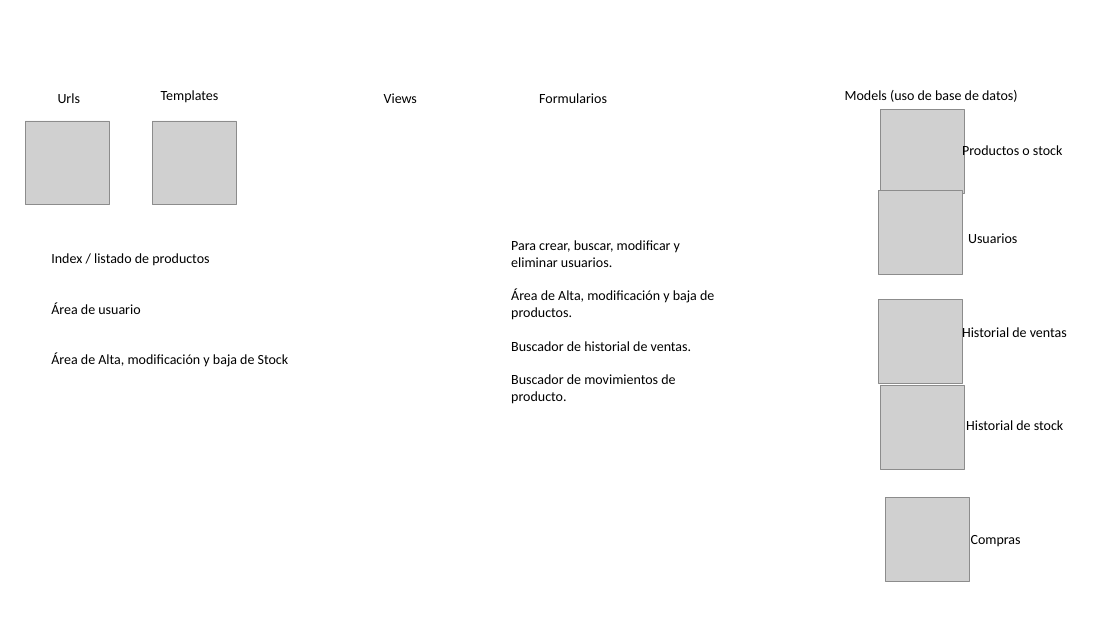
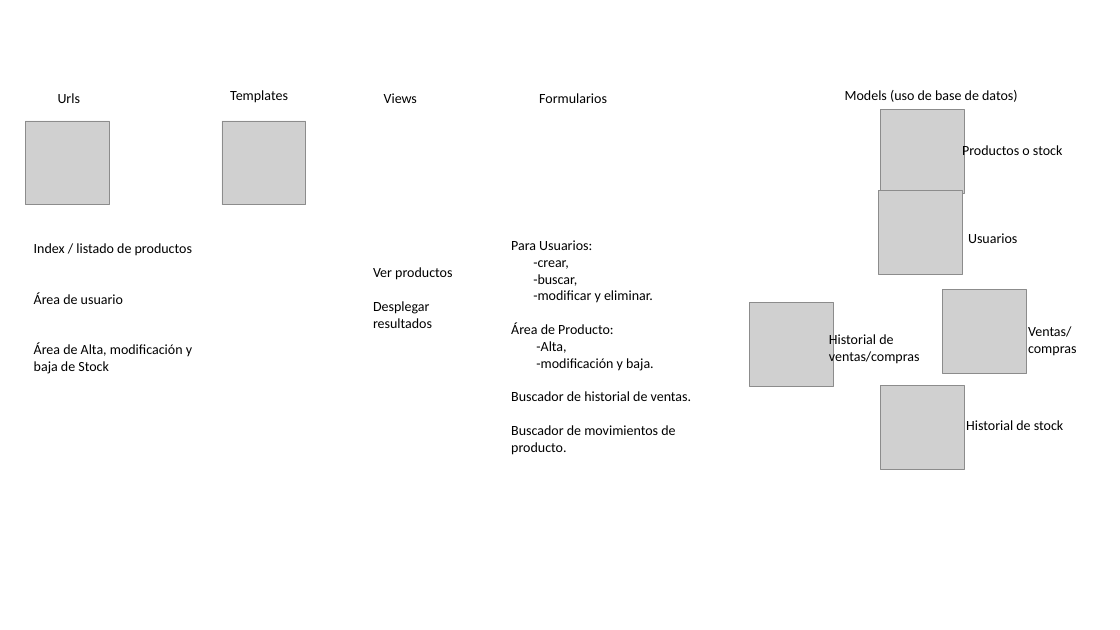
Before and after one commit to martingrosvald/TFinal, a slide deck: slide 2 of modelo de sitio.pptx. Drawn at 1120x630 pixels with LibreOffice and Linux fonts; fonts in the diff are those of the drawing; grey boxes stand for pictures. Boxes give left, top, right and bottom in pixels: in the first picture for what was removed or moved away, otherwise in the second. Text is boxed around its words. In the diff, an @@ line names an element or a change of style, - is before the commit and + after.

```diff
--- a/modelo de sitio.pptx
+++ b/modelo de sitio.pptx
@@ text "Templates": place and size @@
-text "Templates" at [161,90,219,103]
+text "Templates" at [230,90,288,103]
@@ picture: place and size @@
-picture at [152,121,236,205]
+picture at [222,121,306,205]
@@ text "Index / listado de productos" rewrapped from [51,253,289,367] to [34,243,192,374] @@
@@ text added at [373,267,452,328], 12 pt, text #000000 @@
+Ver productos
+Desplegar resultados
@@ text at [511,240,654,371]: text changed @@
-Para crear, buscar, modificar y eliminar usuarios.
-Área de Alta, modificación y baja de productos.
+Para Usuarios:
+-crear,
+-buscar,
+-modificar y eliminar.
+Área de Producto:
+-Alta,
+-modificación y baja.
@@ picture: place and size @@
-picture at [886,497,970,581]
+picture at [943,290,1027,374]
@@ picture: place and size @@
-picture at [879,299,963,383]
+picture at [749,302,833,386]
@@ text at [1028,326,1076,356]: text changed @@
-Compras
+Ventas/compras
@@ text at [829,333,920,365]: text changed @@
-Historial de ventas
+Historial de ventas/compras
```
Also in this commit, not shown: 1 other slide changed, 11 other files.
